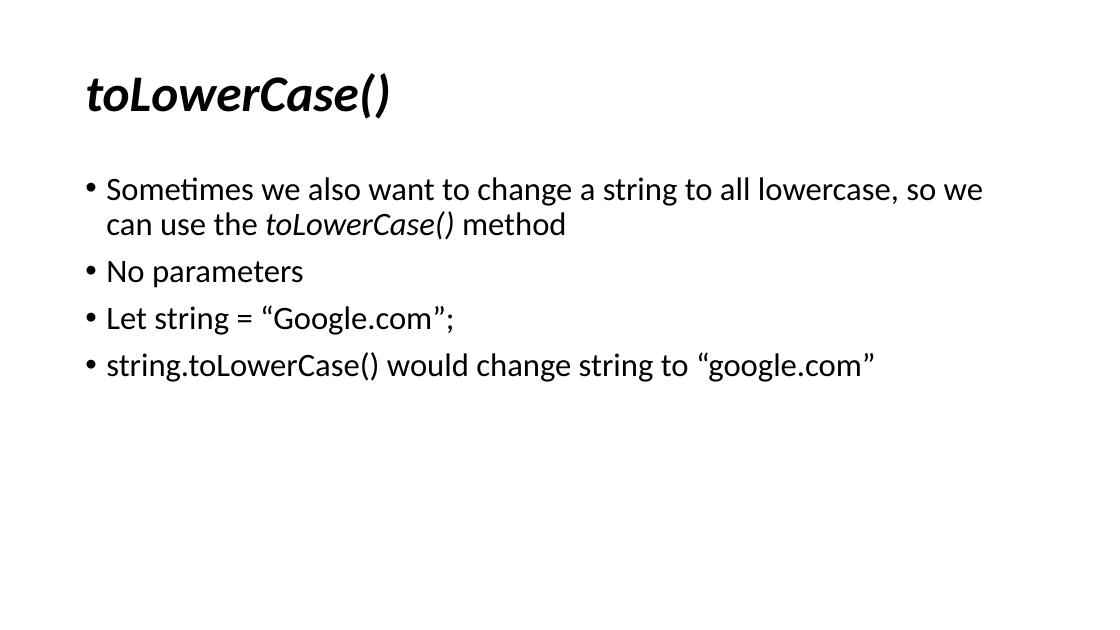
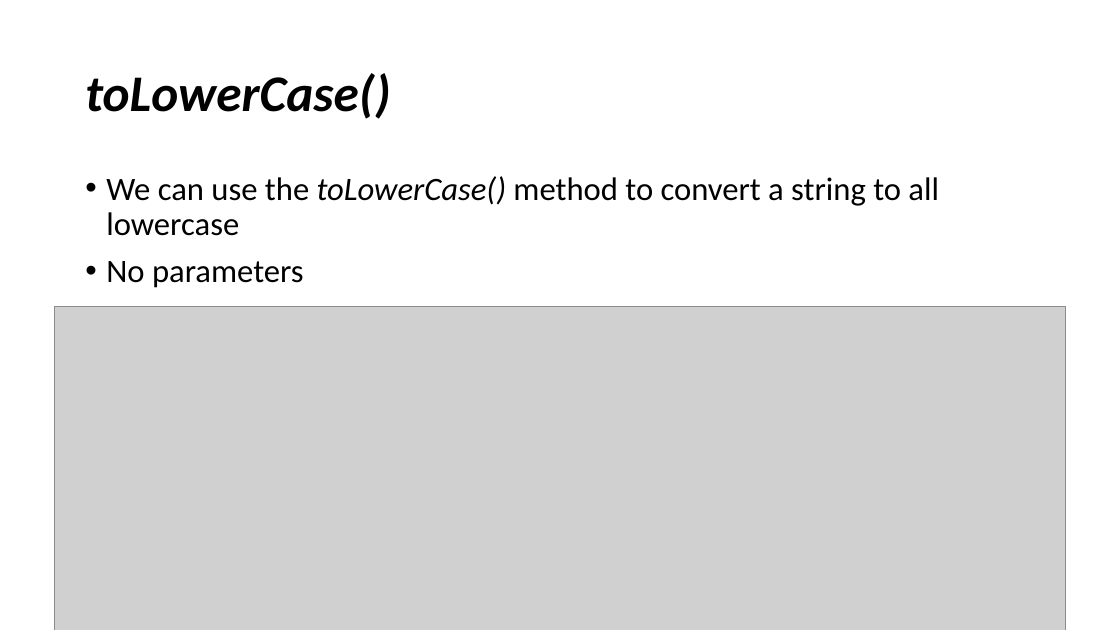
Before and after one commit to YWCANWIL-TechLab/Module4-DataTypes-Day1, a slide deck: slide 24 of slides/Strings.pptx (slide 25 before the commit). Drawn at 1120x630 pixels with LibreOffice and Linux fonts; fonts in the diff are those of the drawing; grey boxes stand for pictures. Boxes give left, top, right and bottom in pixels: in the first picture for what was removed or moved away, otherwise in the second. Text is boxed around its words. In the diff, an @@ line names an element or a change of style, - is before the commit and + after.

```diff
--- a/slides/Strings.pptx
+++ b/slides/Strings.pptx
@@ text at [106, 176, 939, 236]: text changed @@
-• Sometimes we also want to change a string to all lowercase, so we can use the toLowerCase() method
+• We can use the toLowerCase() method to convert a string to all lowercase
@@ picture added at [55, 307, 1065, 630] @@
@@ text at [106, 305, 876, 382]: paragraphs removed @@
-• Let string = “Google.com”;
-• string.toLowerCase() would change string to “google.com”
```
Also in this commit, not shown: 16 other slides changed, 1 slide added, 3 slides removed.
